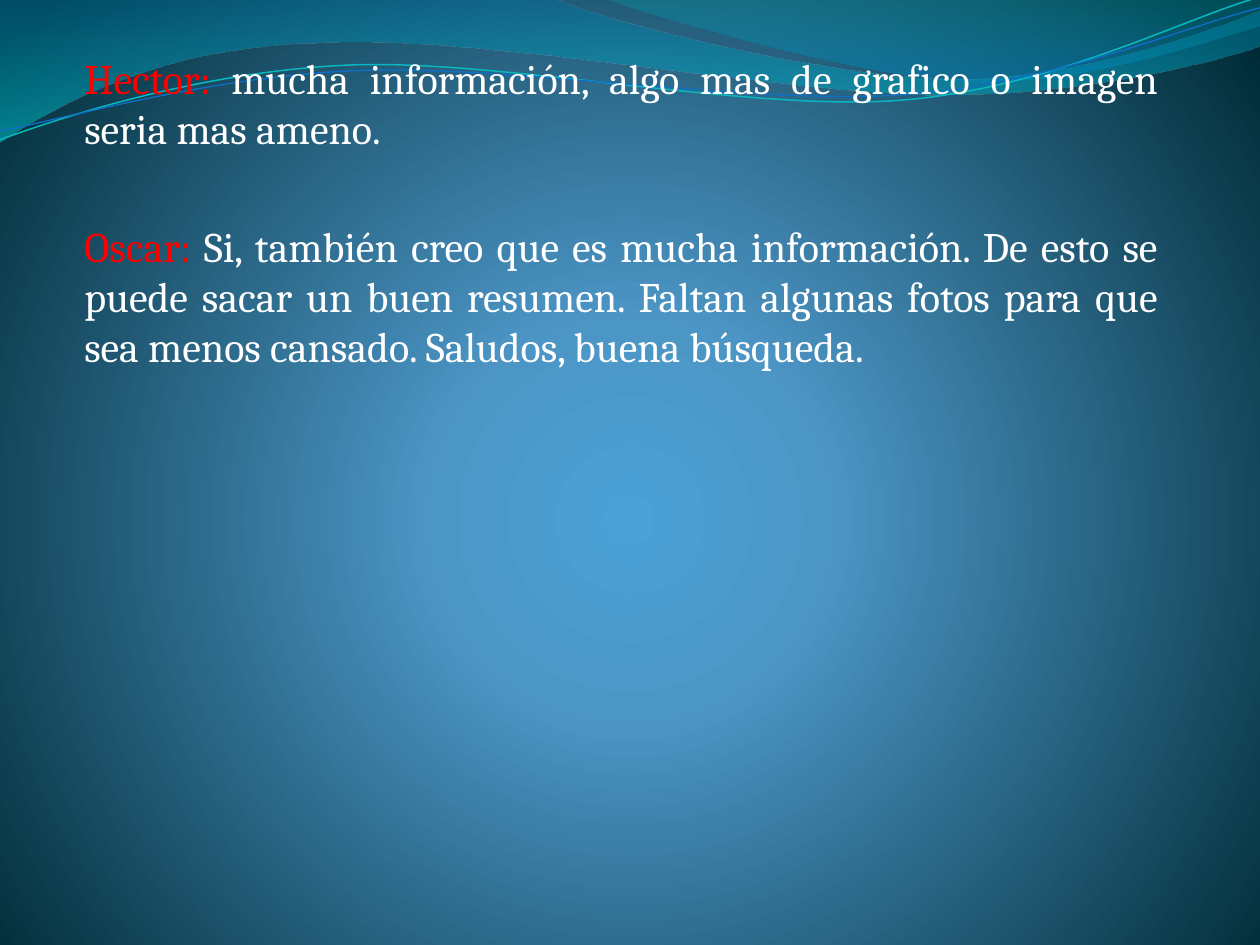
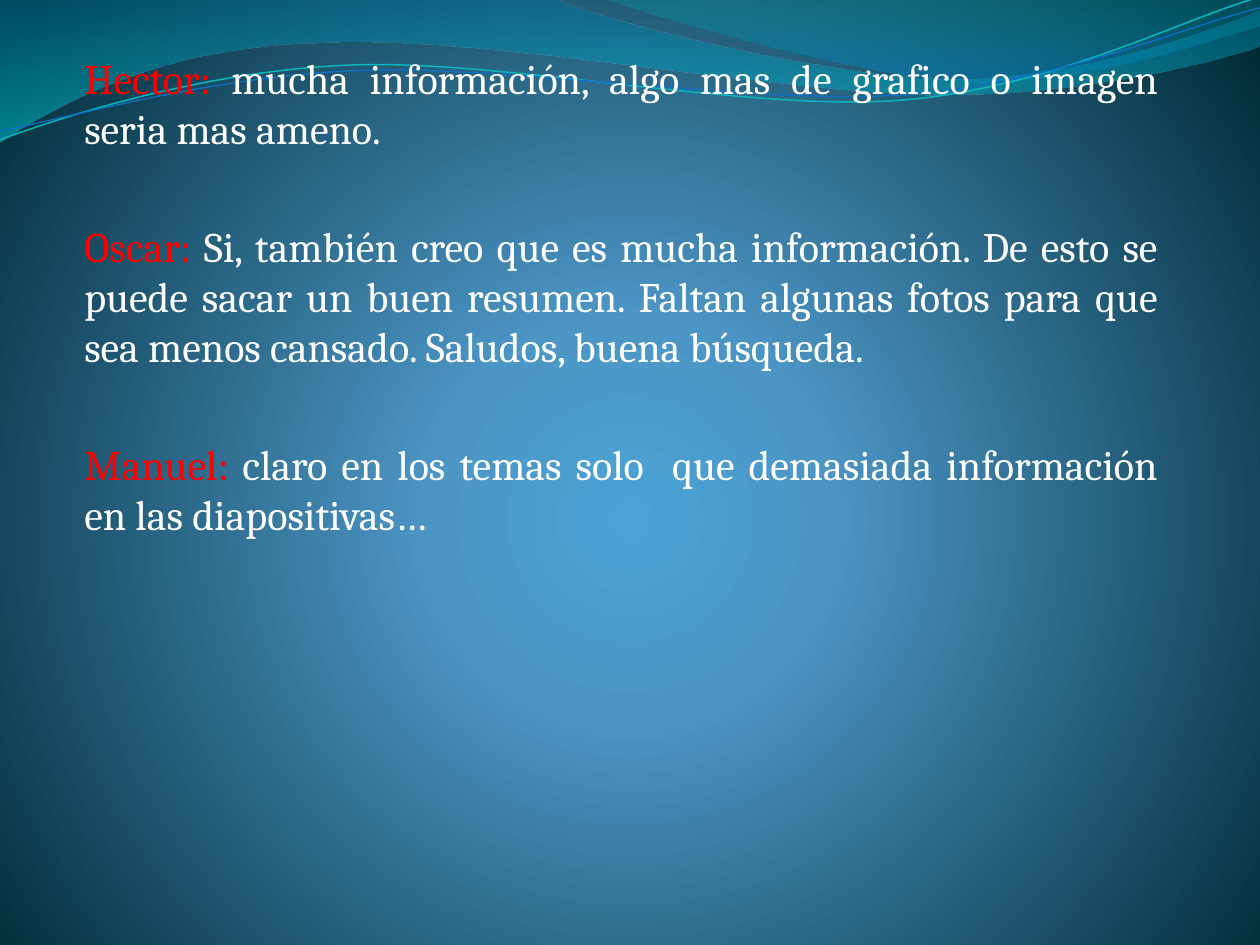
Before and after one commit to lc850/auditoria, a slide deck: slide 22 of Metodología para el desarrollo e implantación en la.pptx. Drawn at 1260x945 pixels with LibreOffice and Linux fonts; fonts in the diff are those of the drawing. Boxes give left, top, right and bottom in pixels: in the first picture for what was removed or moved away, otherwise in the second. Text is boxed around its words. In the diff, an @@ line names an element or a change of style, - is before the commit and + after.

Commit message:
Amejorar

```diff
--- a/Metodología para el desarrollo e implantación en la.pptx
+++ b/Metodología para el desarrollo e implantación en la.pptx
@@ subtitle at (x1=84, y1=450, x2=1157, y2=539): paragraph added @@
+Manuel: claro en los temas solo que demasiada información en las diapositivas…
```
